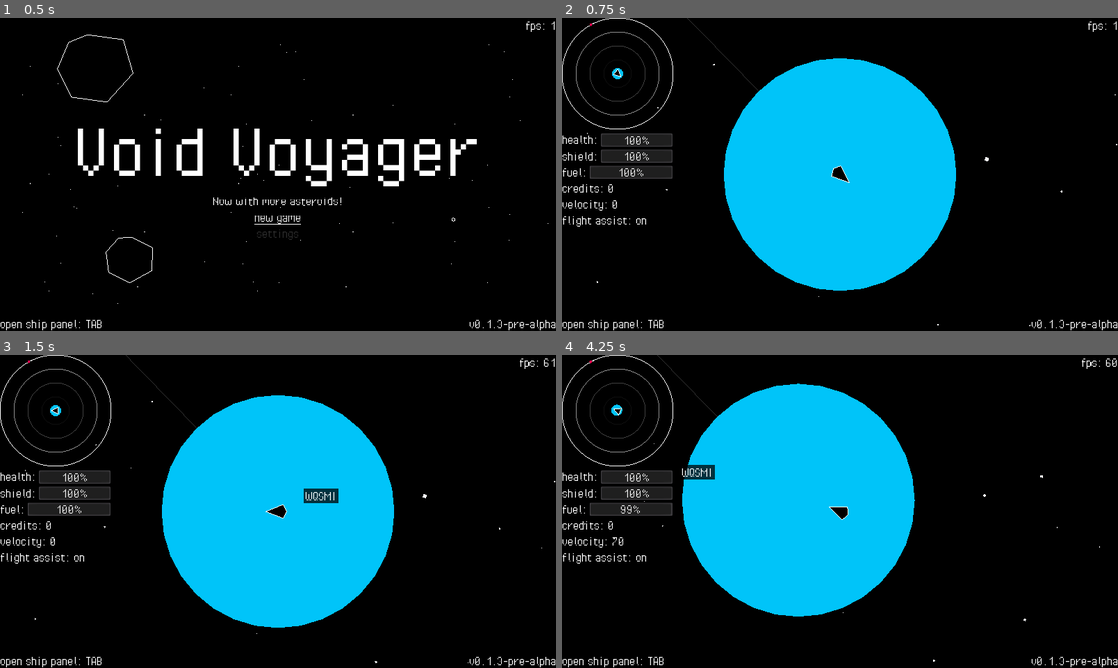
Above: before the commit, frames 1-4 (two rows, left to right).
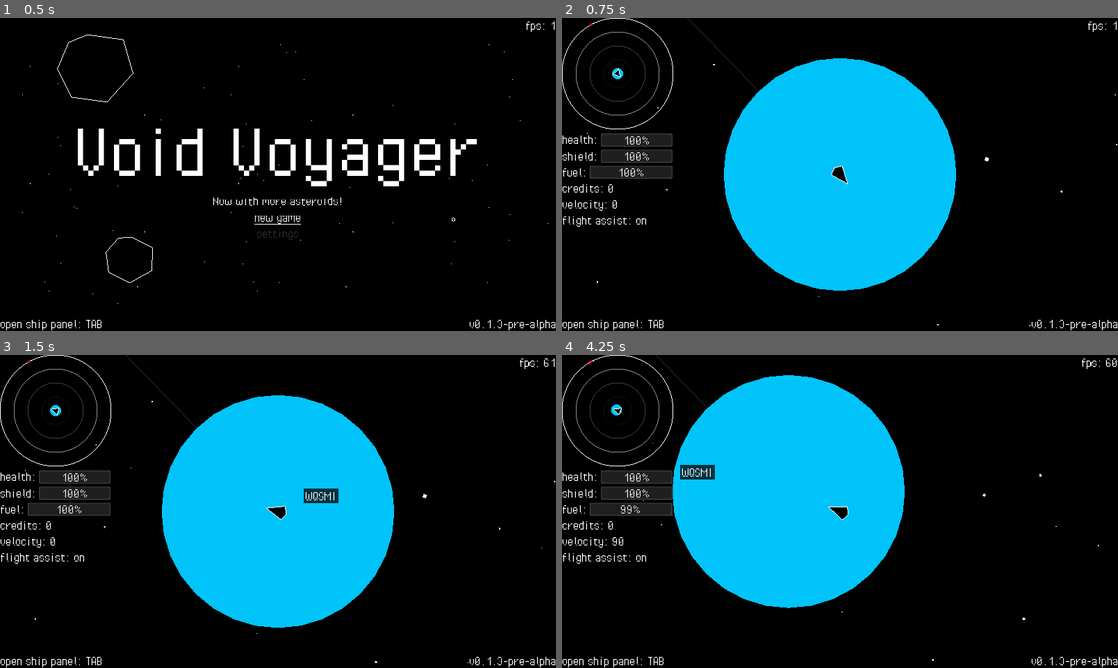
Above: after the commit, the same moments.

Repository: fossqueen/void-voyager-old
Game: Godot game, scene res://main.tscn
Same seed, same stepped clock (60 frames per second), same inputs: the game is played once before the commit and once after it.
Inputs (mouse positions are in pixels of both pictures, inside the frame that each line leads up to):
- Up to frame 1 (0.5 s): no input
- Up to frame 2 (0.75 s): click "new game" at 0.5 s
- Up to frame 3 (1.5 s): drag from (278, 511) to (333, 442) at 1.27 s
- Up to frame 4 (4.25 s): tap Enter at 2 s; drag from (728, 527) to (840, 511) at 2.02 s; move the mouse to (895, 442) at 2.77 s; hold D (thrust_right) 2.78-3.5 s; tap J (hyperspace) at 2.85 s; drag from (812, 574) to (673, 464) at 3.52 s

Frame 1 is identical in both runs. In frame 2, less than 0.1% of the frame differs, in the area x 9-52%, y 16-54%; in frame 3, less than 0.1%; in frame 4, 3.6%, in the area x 3-97%, y 0-98%.

Commit message:
Combat Updates

Diff:
--- a/particles/explosion/explosionparticles.tscn
+++ b/particles/explosion/explosionparticles.tscn
@@ -33,7 +33,6 @@
 scale_curve = SubResource( 9 )
 
 [node name="Explosion" type="Particles2D"]
-modulate = Color( 1, 0, 0, 1 )
 scale = Vector2( 2, 2 )
 amount = 32
 explosiveness = 1.0
--- a/player/player.gd
+++ b/player/player.gd
@@ -44,8 +44,9 @@
 	if Input.is_action_just_pressed("hyperspace"):
 		pass
 
-	if event.is_action_pressed("primary_fire"):
-		$PulseLaser.fire()
+	if event.is_action("primary_fire"):
+		var fire = event.is_pressed()
+		$PulseLaser.is_firing = fire
 
 	if event.is_action("secondary_fire"):
 		var fire = event.is_pressed()
@@ -116,14 +117,14 @@
 
 func damage(amount: float) -> void:
 	if ship.shield > 0:
-		ship.shield -= (amount / 10000)
+		ship.shield -= (amount)
 		$Shield/AnimationPlayer.play("pulse")
 		if ship.shield < 0:
 			ship.health -= (ship.shield * -1)
 			ship.shield = 0
 	else:
-		ship.health -= (amount / 10000)
-	if ship.health <= -100: # give some buffer for testing
+		ship.health -= (amount)
+	if ship.health <= 0:
 		destroy()
 
 
@@ -153,7 +154,7 @@
 func _on_Player_body_entered(body):
 	print("Player: Collision detected with %s" % body)
 	body.damage(buf_v_length)
-	damage(buf_v_length)
+	damage(buf_v_length / 100)
 
 
 func _on_Scanner_body_entered(body):
--- a/player/player.tscn
+++ b/player/player.tscn
@@ -122,7 +122,7 @@
 
 [node name="Player" type="RigidBody2D" groups=["player"]]
 z_index = 2
-mass = 25000.0
+mass = 20000.0
 contacts_reported = 4
 contact_monitor = true
 can_sleep = false
--- a/ships/modules/mining-laser/mining-laser.gd
+++ b/ships/modules/mining-laser/mining-laser.gd
@@ -1,6 +1,6 @@
 extends RayCast2D
 
-var damage_per_second: int = 150
+var damage_per_second: int = 400
 var is_casting := false setget set_is_casting
 
 # for some reason "interpolate_property" does not work right when on an NPC
--- a/ships/modules/pulse-laser/laser.gd
+++ b/ships/modules/pulse-laser/laser.gd
@@ -1,13 +1,13 @@
 extends Area2D
 
 export var color: Color = Color(1, 1, 1, 1)
-export var length: int = 32
+export var length: int = 16
 export var damage: int = 100
 export var speed: int = 100
 
 var parent
 
-const PROJECTILE_SPEED: int = 4000
+const PROJECTILE_SPEED: int = 8000
 
 func _process(delta):
 	position += Vector2(1, 0).rotated(rotation) * PROJECTILE_SPEED * delta
@@ -23,4 +23,9 @@
 		pass
 	else:
 		body.damage(damage)
+		var explosion = load("res://particles/explosion/explosionparticles.tscn")
+		var new_explosion = explosion.instance()
+		new_explosion.global_position = global_position
+		new_explosion.modulate = Color(1, 0, 1)
+		Global.main.add_child(new_explosion)
 		queue_free()
--- a/ships/modules/pulse-laser/laser.tscn
+++ b/ships/modules/pulse-laser/laser.tscn
@@ -2,24 +2,26 @@
 
 [ext_resource path="res://ships/modules/pulse-laser/laser.gd" type="Script" id=1]
 
-[sub_resource type="RectangleShape2D" id=1]
-extents = Vector2( 16, 0.5 )
+[sub_resource type="CapsuleShape2D" id=1]
+radius = 12.0
+height = 56.0
 
 [node name="Laser" type="Area2D"]
 z_index = 1
 collision_layer = 0
 script = ExtResource( 1 )
 color = Color( 100, 0, 100, 1 )
-length = 256
+length = 64
 speed = 300
 
 [node name="Line2D" type="Line2D" parent="."]
-points = PoolVector2Array( 32, 0, 0, 0 )
-width = 1.0
+points = PoolVector2Array( 64, 0, 0, 0 )
+width = 3.0
 default_color = Color( 100, 0, 100, 1 )
 
 [node name="CollisionShape2D" type="CollisionShape2D" parent="."]
-position = Vector2( 16, 0 )
+position = Vector2( 32, 0 )
+rotation = 1.5708
 shape = SubResource( 1 )
 
 [node name="Timer" type="Timer" parent="."]
--- a/ships/modules/pulse-laser/pulse-laser.gd
+++ b/ships/modules/pulse-laser/pulse-laser.gd
@@ -1,10 +1,13 @@
 extends Node2D
 
-var damage: int = 1000
+var damage: int = 125
 
 var parent
 onready var laser = load("res://ships/modules/pulse-laser/laser.tscn")
+var is_firing:= false setget set_is_firing
 
+func set_is_firing(fire: bool) -> void:
+	is_firing = fire
 
 func fire() -> void:
 	var new_laser = laser.instance()
@@ -13,3 +16,8 @@
 	new_laser.damage = damage
 	new_laser.parent = parent
 	Global.main.add_child(new_laser)
+
+func _physics_process(_delta):
+	if is_firing and $FireDelay.is_stopped():
+		fire()
+		$FireDelay.start()
--- a/ships/modules/pulse-laser/pulse-laser.tscn
+++ b/ships/modules/pulse-laser/pulse-laser.tscn
@@ -4,3 +4,7 @@
 
 [node name="PulseLaser" type="Node2D"]
 script = ExtResource( 1 )
+
+[node name="FireDelay" type="Timer" parent="."]
+wait_time = 0.2
+one_shot = true
